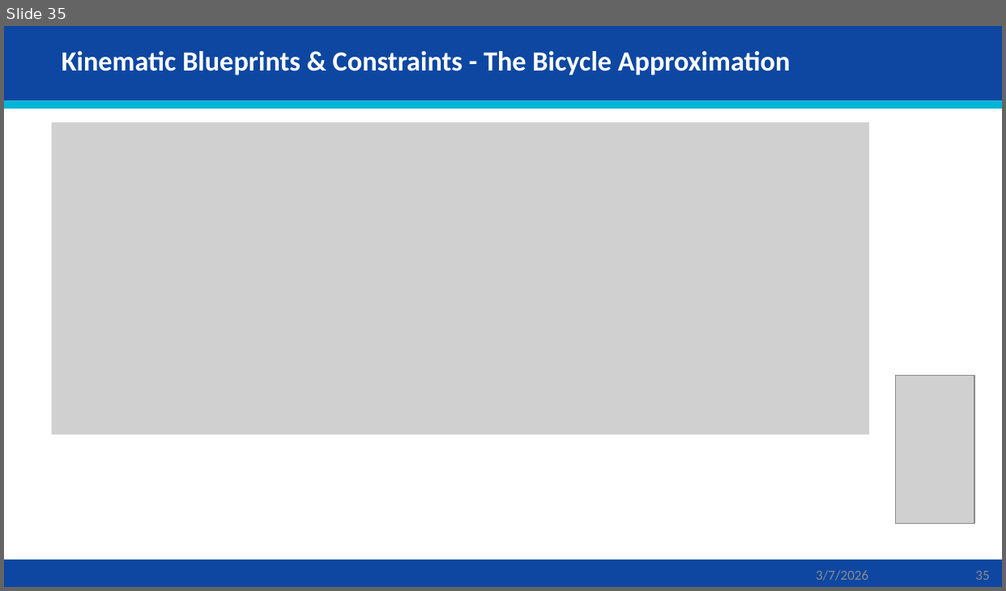
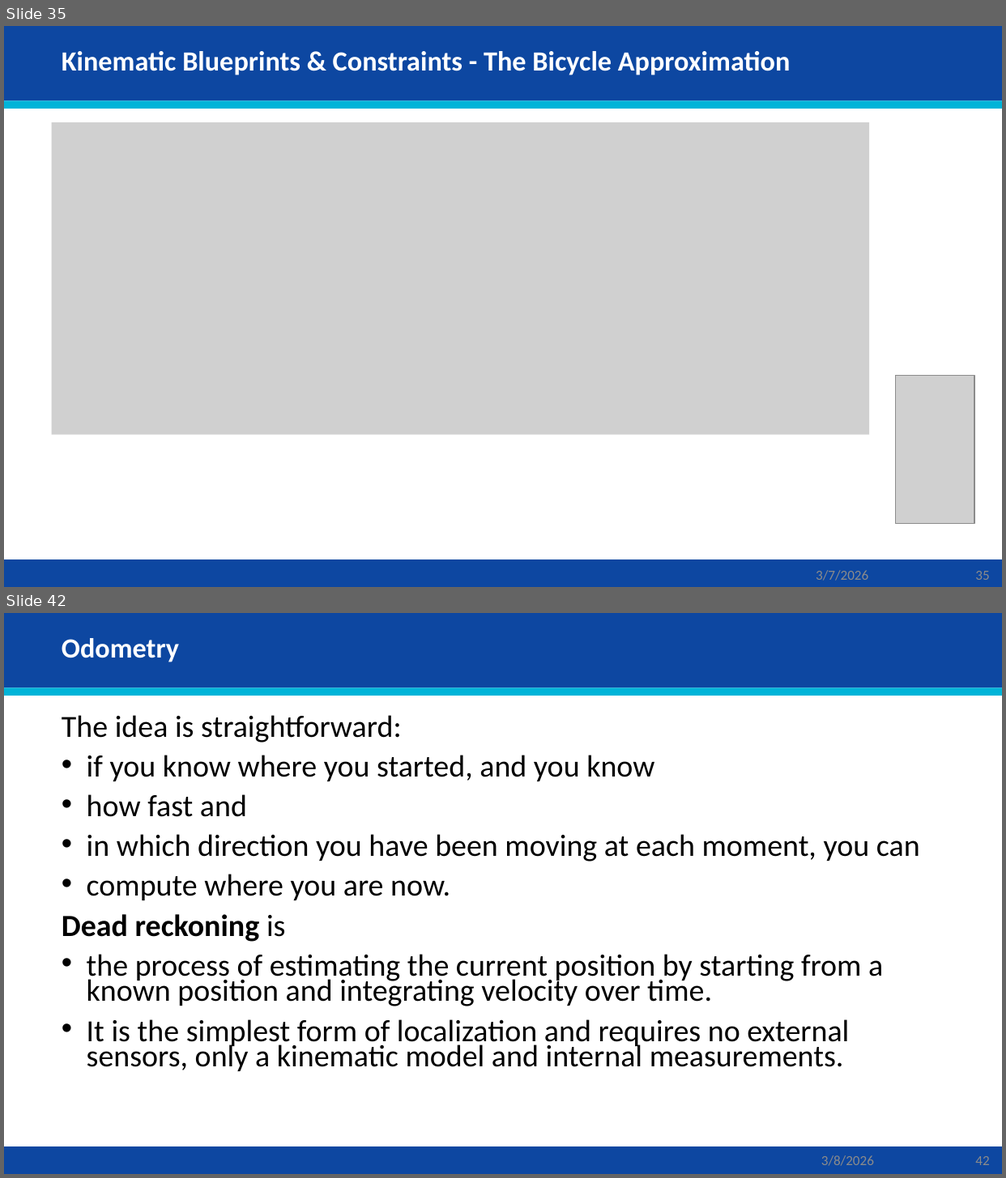
Before and after one commit to AbbadiAhmad/mobile_robots_course, a slide deck: Slides/Mod03/Mod03.pptx. Shown one above the other, each under a label of ours: slide 35 before the commit, slides 35 and 42 after it; the slides between them are not shown. The pictures are 1006x591 and 1006x1178 pixels, drawn with LibreOffice and Linux fonts; fonts in the diff are those of the drawing; grey boxes stand for pictures. Boxes give left, top, right and bottom in pixels: in the first picture for what was removed or moved away, otherwise in the second. Text is boxed around its words. In the diff, an @@ line names an element or a change of style, - is before the commit and + after.

```diff
--- a/Slides/Mod03/Mod03.pptx
+++ b/Slides/Mod03/Mod03.pptx
@@ slide 42 added at [4, 613, 1002, 1174], background #FFFFFF; not listed: 3 template elements that a slide beside it also shows @@
@@ title added at [62, 638, 179, 662], 20 pt, text #FFFFFF, bold @@
+Odometry
@@ text added at [62, 715, 920, 1071], 22.2 pt, text #000000 @@
+The idea is straightforward:
+• if you know where you started, and you know
+• how fast and
+• in which direction you have been moving at each moment, you can
+• compute where you are now.
+Dead reckoning is
+• the process of estimating the current position by starting from a known position and integrating velocity over time.
+• It is the simplest form of localization and requires no external sensors, only a kinematic model and internal measurements.
@@ text added at [821, 1156, 874, 1166], 10 pt, text #8C8C8C @@
+3/8/2026
@@ page number added at [975, 1157, 989, 1165], 10 pt, text #8C8C8C @@
+42
```
Also in this commit, not shown: 3 slides changed, 20 other slides added.
